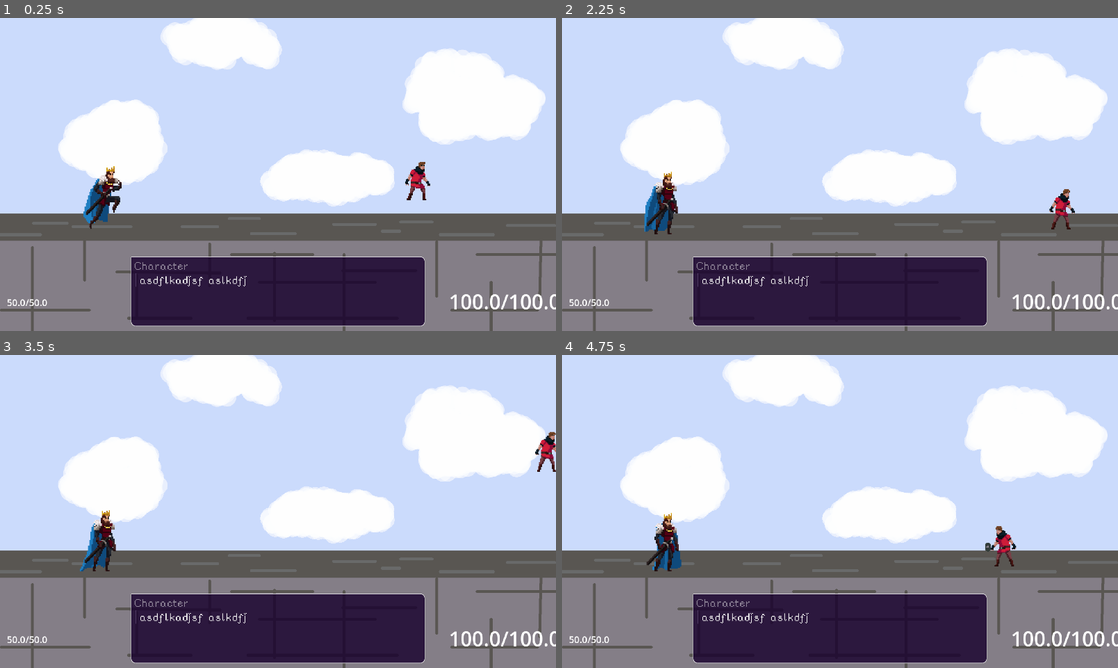
Above: before the commit, frames 1-4 (two rows, left to right).
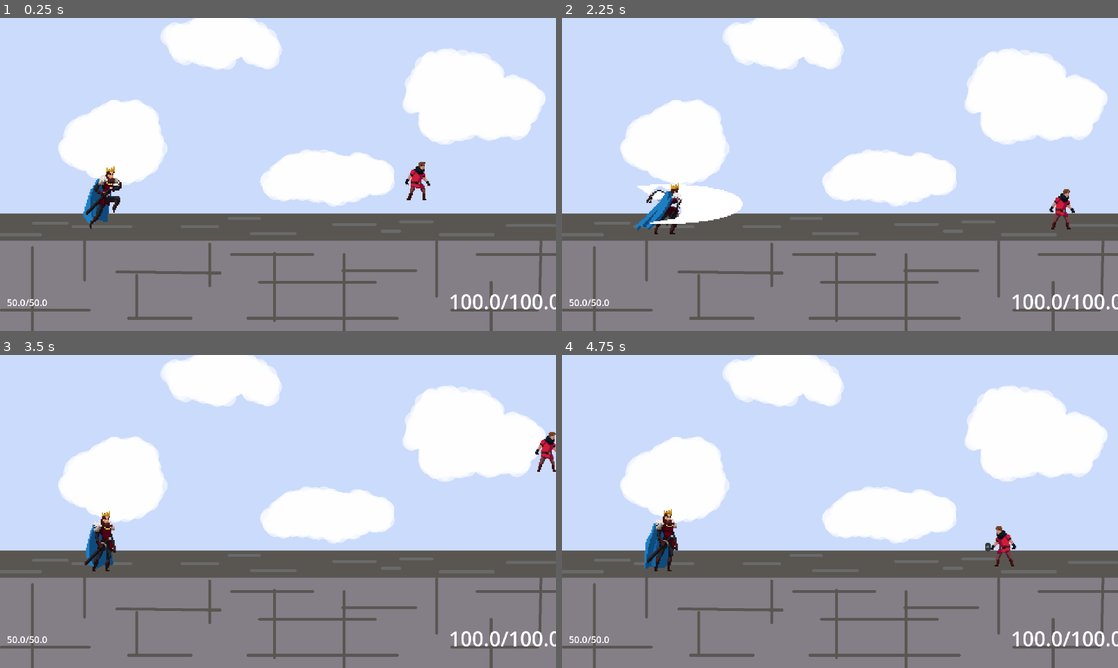
Above: after the commit, the same moments.

Repository: finlaymaltby/WhenTheRain
Game: Godot game, scene res://fights/demo_fight/demo_fight.tscn
The game is run twice, just before and just after one commit, with the same random seed, the same clock (stepped at 60 frames per second) and the same inputs.
Inputs:
- Up to frame 1 (0.25 s): no input
- Up to frame 2 (2.25 s): tap Enter (ui_accept) at 0.5, 0.77, 1.52 s; hold D (move_right) 0.53-1.28 s; hold L (defend) 0.53-1.28 s; hold S (move_down) 1.28-2.03 s; tap J (attack) at 1.35 s; tap L (defend) at 1.55 s; hold D (move_right) from 2.03 s (still down); hold L (defend) from 2.03 s (still down)
- Up to frame 3 (3.5 s): release D (move_right) at 2.78 s; release L (defend) at 2.78 s; hold W (move_up) from 2.78 s (still down); tap I (select_centre) at 2.85 s; tap Enter (ui_accept) at 3.02 s; tap L (defend) at 3.05 s
- Up to frame 4 (4.75 s): release W (move_up) at 3.53 s; hold L (defend) 3.53-4.28 s; hold A (move_left) from 3.53 s (still down); tap Enter (ui_accept) at 3.77, 4.52 s; tap K (cancel) at 4.15 s; tap J (attack) at 4.35 s; tap L (defend) at 4.55 s

The runs differ from the first frame. In frame 1, 12% of the frame differs, in the area x 23-77%, y 76-99%; in frame 2, 14%, in the area x 13-77%, y 49-99%; in frame 3, 12%; in frame 4, 12%.
Error before the commit: Parse Error: Could not resolve class "DialogueBalloon". (res://ui/dialogue/scripts/auto_balloon.gd:1)
Error after the commit: Invalid call. Nonexistent function 'add_using' in base 'Nil'. (res://dialogue/data_types/dialogue.gd:53)

Commit message:
wokring it

Diff:
--- a/areas/demo/demo.tscn
+++ b/areas/demo/demo.tscn
@@ -5,7 +5,7 @@
 [ext_resource type="PackedScene" uid="uid://bqxb15udwi07" path="res://entities/player/explore/player.tscn" id="2_ul47n"]
 [ext_resource type="PackedScene" uid="uid://ck633mt16j2wm" path="res://entities/dummy/explore/dummy.tscn" id="3_qsyir"]
 [ext_resource type="Script" uid="uid://d1uufrolkpbqn" path="res://utils/components/interactable.gd" id="4_f2jw5"]
-[ext_resource type="PackedScene" uid="uid://c8rr8smgvfjk4" path="res://ui/dialogue/scenes/default_balloon.tscn" id="7_lvddk"]
+[ext_resource type="PackedScene" uid="uid://c8rr8smgvfjk4" path="res://dialogue/ui/scenes/default_balloon.tscn" id="7_lvddk"]
 
 [sub_resource type="CircleShape2D" id="CircleShape2D_lvddk"]
 radius = 83.006
--- a/dialogue/compiler/compiler.gd
+++ b/dialogue/compiler/compiler.gd
@@ -1,4 +1,9 @@
 class_name DialogueCompiler extends Node
+
+const SCRIPT_ALIASES: Dictionary[String, String]= {
+	"stdlib": "DialogueStdLib",
+	"StdLib": "DialogueStdLib"
+}
 
 var res: DialogueResource
 var dialogue: Dialogue
--- a/dialogue/compiler/parser.gd
+++ b/dialogue/compiler/parser.gd
@@ -40,7 +40,7 @@
 
 	while curr_idx < len(tokens) and tokens[curr_idx].type == DLexer.LineType.HEADING:
 		parse_heading_block()
-		resource.lines[-1].next_id = DialogueScript.ID_END
+		resource.lines[-1].next_id = Dialogue.ID_END
 
 	check_indentation()
 	return resource
@@ -86,10 +86,10 @@
 	var base_script: Script = null
 
 	for class_dict in ProjectSettings.get_global_class_list():
-		if class_dict.get("class") == DialogueScript.ident_head(name):
+		if class_dict.get("class") == Dialogue._ident_head(name):
 			base_script = load(class_dict.path)
 	if not base_script:
-		throw_error("Couldn't find class '" + DialogueScript.ident_head(name) + "' in the global namespace", line)
+		throw_error("Couldn't find class '" + Dialogue._ident_head(name) + "' in the global namespace", line)
 		return null
 
 	var names := name.split(".")
@@ -171,7 +171,7 @@
 	if not valid_name(name):
 		throw_error("Cannot access object of invalid name")
 
-	var head := DialogueScript.ident_head(name)
+	var head := Dialogue._ident_head(name)
 
 	if head in resource._script_map.keys():
 		return head
@@ -182,7 +182,7 @@
 	if not valid_name(name):
 		throw_error("Cannot access property path of invalid name")
 
-	var head := DialogueScript.ident_head(name)
+	var head := Dialogue._ident_head(name)
 
 	if head in resource._script_map.keys():
 		return (name.replace(".", ":") as NodePath).get_concatenated_subnames()
@@ -200,7 +200,7 @@
 			id += 1
 
 	if name == "END":
-		return DialogueScript.ID_END
+		return Dialogue.ID_END
 	throw_error("Could not find label '" + name + "' in the file", tokens[curr_idx])
 	return -1
 
--- a/dialogue/dialogue.gd
+++ b/dialogue/data_types/dialogue.gd
@@ -1,4 +1,23 @@
 class_name Dialogue extends Node
+
+#region utils
+
+const ID_END: int = -1
+const AUTO_WAIT_TIME: float = 1
+
+static func _is_ident(s: String) -> bool:
+	return s.is_valid_ascii_identifier()
+
+static func _ident_head(ident: String) -> String:
+	return ident.split(".")[0]
+
+static func _ident_last(ident: String) -> String:
+	return ident.split(".")[-1]
+
+static func _expr_to_string(expr: Expression) -> String:
+	return "EXPR"
+
+#endregion
 
 signal interrupted
 
@@ -45,13 +64,13 @@
 	return compiler.compile()
 
 ## Set the dialogue to begin at the given label
-## Call next
+## Call next_turn
 func start_at(label: String) -> void:
 	if not has_label(label):
 		return
 	_curr_id = res.labels[label]
 
-func next() -> void:
+func next_turn() -> void:
 	if is_finished():
 		return
 
@@ -84,17 +103,16 @@
 	return responses
 
 func pick_response(response: DialogueLine.Response) -> void:
-	print(response)
 	_curr_id = response.id
 
 func has_label(title: String) -> bool:
 	return title in res.labels
 
 func jump_end() -> void:
-	_curr_id = DialogueScript.ID_END
+	_curr_id = Dialogue.ID_END
 
 func is_finished() -> bool:
-	return _curr_id >= len(res.lines) or _curr_id == DialogueScript.ID_END
+	return _curr_id >= len(res.lines) or _curr_id == Dialogue.ID_END
 
 func update_interrupts(next_id: int) -> void:
 	for interrupt in _curr_interrupts:
--- a/dialogue/dialogue_line.gd
+++ b/dialogue/data_types/dialogue_line.gd
@@ -104,7 +104,7 @@
 				obj.set_indexed(property, result)
 
 	func __to_string() -> String:
-		return "SET " + obj_name + ".(" + property + ") = " + DialogueScript.expr_to_string(value)
+		return "SET " + obj_name + ".(" + property + ") = " + Dialogue._expr_to_string(value)
 
 class Execute extends Mutation:
 	var expr: Expression
@@ -120,7 +120,7 @@
 			push_error("Execution error '" + expr.get_error_text() + "' in " + str(self))
 
 	func __to_string() -> String:
-		return "EXEC " + DialogueScript.expr_to_string(expr)
+		return "EXEC " + Dialogue._expr_to_string(expr)
 
 
 class Jump extends DialogueLine:
--- a/dialogue/dialogue_resource.gd
+++ b/dialogue/data_types/dialogue_resource.gd
@@ -22,12 +22,13 @@
 	return res
 
 func _init() -> void:
+
 	lines = []
 	_global_imports = {}
 	_required_objects = {}
 	_script_map = {}
 
-	labels = {"END": DialogueScript.ID_END}
+	labels = {"END": Dialogue.ID_END}
 
 ## Returns an error message
 func add_global(global: Script, name: String) -> String:
--- a/dialogue/dialogue_script.gd
+++ /dev/null
@@ -1,16 +0,0 @@
-extends Node
-
-const ID_END: int = -1
-const AUTO_WAIT_TIME: float = 1
-
-func is_ident(s: String) -> bool:
-	return s.is_valid_ascii_identifier()
-
-func ident_head(ident: String) -> String:
-	return ident.split(".")[0]
-
-func ident_last(ident: String) -> String:
-	return ident.split(".")[-1]
-
-func expr_to_string(expr: Expression) -> String:
-	return "EXPR"
--- a/ui/dialogue/scenes/default_balloon.tscn
+++ b/dialogue/ui/scenes/auto_balloon.tscn
@@ -1,9 +1,9 @@
-[gd_scene load_steps=5 format=3 uid="uid://c8rr8smgvfjk4"]
+[gd_scene load_steps=5 format=3 uid="uid://bnp6wfs0hn3by"]
 
-[ext_resource type="Script" uid="uid://dutbdcy34iibi" path="res://ui/dialogue/scripts/input_balloon.gd" id="2_0xicv"]
-[ext_resource type="Theme" uid="uid://bpeymwg5tqo4p" path="res://ui/assets/default_dark.tres" id="2_6adan"]
-[ext_resource type="Script" uid="uid://defbcvafcq5ln" path="res://ui/dialogue/scripts/dialogue_label.gd" id="3_0xicv"]
-[ext_resource type="Script" uid="uid://b2nfu7y6mgk4n" path="res://ui/dialogue/scripts/response_menu.gd" id="3_gx3xm"]
+[ext_resource type="Theme" uid="uid://bpeymwg5tqo4p" path="res://ui/assets/default_dark.tres" id="1_rvugb"]
+[ext_resource type="Script" uid="uid://dk3e3xktli8c3" path="res://dialogue/ui/scripts/auto_balloon.gd" id="2_rvugb"]
+[ext_resource type="Script" uid="uid://defbcvafcq5ln" path="res://dialogue/ui/scripts/dialogue_label.gd" id="3_rvugb"]
+[ext_resource type="Script" uid="uid://c57q0myli3wir" path="res://dialogue/ui/scripts/quick_response_menu.gd" id="4_rvugb"]
 
 [node name="Balloon" type="Control"]
 layout_mode = 3
@@ -12,9 +12,9 @@
 anchor_bottom = 1.0
 grow_horizontal = 2
 grow_vertical = 2
-theme = ExtResource("2_6adan")
-script = ExtResource("2_0xicv")
-metadata/_custom_type_script = "uid://dutbdcy34iibi"
+theme = ExtResource("1_rvugb")
+script = ExtResource("2_rvugb")
+metadata/_custom_type_script = "uid://dk3e3xktli8c3"
 
 [node name="MarginContainer" type="MarginContainer" parent="."]
 layout_mode = 1
@@ -65,12 +65,10 @@
 unique_name_in_owner = true
 layout_mode = 2
 size_flags_horizontal = 3
-size_flags_vertical = 3
-bbcode_enabled = true
-text = "alsdfkjasdlfk;ajsdfl;kajsdf
-asdlfadsfasdf"
+text = "asdflkadjsf aslkdfj"
 fit_content = true
-script = ExtResource("3_0xicv")
+scroll_active = false
+script = ExtResource("3_rvugb")
 metadata/_custom_type_script = "uid://defbcvafcq5ln"
 
 [node name="ResponseMenu" type="HBoxContainer" parent="MarginContainer/PanelContainer/MarginContainer/VBoxContainer" node_paths=PackedStringArray("button_template")]
@@ -78,8 +76,9 @@
 visible = false
 layout_mode = 2
 size_flags_vertical = 10
-script = ExtResource("3_gx3xm")
+script = ExtResource("4_rvugb")
 button_template = NodePath("Option1")
+metadata/_custom_type_script = "uid://c57q0myli3wir"
 
 [node name="Option1" type="Button" parent="MarginContainer/PanelContainer/MarginContainer/VBoxContainer/ResponseMenu"]
 visible = false
--- a/ui/dialogue/scenes/auto_balloon.tscn
+++ b/dialogue/ui/scenes/default_balloon.tscn
@@ -1,9 +1,9 @@
-[gd_scene load_steps=5 format=3 uid="uid://bnp6wfs0hn3by"]
+[gd_scene load_steps=5 format=3 uid="uid://c8rr8smgvfjk4"]
 
-[ext_resource type="Theme" uid="uid://bpeymwg5tqo4p" path="res://ui/assets/default_dark.tres" id="1_rvugb"]
-[ext_resource type="Script" uid="uid://dk3e3xktli8c3" path="res://ui/dialogue/scripts/auto_balloon.gd" id="2_rvugb"]
-[ext_resource type="Script" uid="uid://defbcvafcq5ln" path="res://ui/dialogue/scripts/dialogue_label.gd" id="3_rvugb"]
-[ext_resource type="Script" uid="uid://c57q0myli3wir" path="res://ui/dialogue/scripts/quick_response_menu.gd" id="4_rvugb"]
+[ext_resource type="Script" uid="uid://dutbdcy34iibi" path="res://dialogue/ui/scripts/input_balloon.gd" id="2_0xicv"]
+[ext_resource type="Theme" uid="uid://bpeymwg5tqo4p" path="res://ui/assets/default_dark.tres" id="2_6adan"]
+[ext_resource type="Script" uid="uid://defbcvafcq5ln" path="res://dialogue/ui/scripts/dialogue_label.gd" id="3_0xicv"]
+[ext_resource type="Script" uid="uid://b2nfu7y6mgk4n" path="res://dialogue/ui/scripts/response_menu.gd" id="3_gx3xm"]
 
 [node name="Balloon" type="Control"]
 layout_mode = 3
@@ -12,9 +12,9 @@
 anchor_bottom = 1.0
 grow_horizontal = 2
 grow_vertical = 2
-theme = ExtResource("1_rvugb")
-script = ExtResource("2_rvugb")
-metadata/_custom_type_script = "uid://dk3e3xktli8c3"
+theme = ExtResource("2_6adan")
+script = ExtResource("2_0xicv")
+metadata/_custom_type_script = "uid://dutbdcy34iibi"
 
 [node name="MarginContainer" type="MarginContainer" parent="."]
 layout_mode = 1
@@ -65,10 +65,12 @@
 unique_name_in_owner = true
 layout_mode = 2
 size_flags_horizontal = 3
-text = "asdflkadjsf aslkdfj"
+size_flags_vertical = 3
+bbcode_enabled = true
+text = "alsdfkjasdlfk;ajsdfl;kajsdf
+asdlfadsfasdf"
 fit_content = true
-scroll_active = false
-script = ExtResource("3_rvugb")
+script = ExtResource("3_0xicv")
 metadata/_custom_type_script = "uid://defbcvafcq5ln"
 
 [node name="ResponseMenu" type="HBoxContainer" parent="MarginContainer/PanelContainer/MarginContainer/VBoxContainer" node_paths=PackedStringArray("button_template")]
@@ -76,9 +78,8 @@
 visible = false
 layout_mode = 2
 size_flags_vertical = 10
-script = ExtResource("4_rvugb")
+script = ExtResource("3_gx3xm")
 button_template = NodePath("Option1")
-metadata/_custom_type_script = "uid://c57q0myli3wir"
 
 [node name="Option1" type="Button" parent="MarginContainer/PanelContainer/MarginContainer/VBoxContainer/ResponseMenu"]
 visible = false
--- /dev/null
+++ b/dialogue/ui/scripts/auto_balloon.gd
@@ -0,0 +1,5 @@
+class_name AutoBalloon extends DialogueBalloon
+
+func _start_waiting() -> void:
+	waiting_for = EOL_AUTO_ADVANCE
+	eol_wait.start(Dialogue.AUTO_WAIT_TIME)
--- a/ui/dialogue/scripts/dialogue_balloon.gd
+++ b/dialogue/ui/scripts/dialogue_balloon.gd
@@ -18,13 +18,15 @@
 ## Timer for waiting for auto-advance at the end of lines
 var eol_wait: Timer = Timer.new()
 
-var waiting_for: WaitMode
+var waiting_for: int
 
 enum {
-	LABEL_TYPING,
-	RESPONSE_SELECTING,
+	LABEL_TYPED,
+	RESPONSE_SELECTED,
 	EOL_AUTO_ADVANCE,
-	PLAYER_INPUT
+	PLAYER_INPUT,
+	NOT_WAITING,
+	FINISHED
 }
 
 func _ready() -> void:
@@ -39,7 +41,13 @@
 	if not response_menu.response_selected.is_connected(_on_responses_menu_response_selected):
 		response_menu.response_selected.connect(_on_responses_menu_response_selected)
 
-## Start some dialogue
+	dialogue_label.finished_typing.connect(_on_label_finished_typing)
+
+func _process(delta: float) -> void:
+	if dialogue.is_finished():
+		finish()
+
+## Start some dialogue from the given title
 func start(_dialogue: Dialogue, title: String) -> void:
 	dialogue = _dialogue
 
@@ -51,80 +59,51 @@
 
 	dialogue.start_at(title)
 	set_process(true)
+	_start_next_line()
 
-func start_next_line():
-	dialogue.next()
-	waiting_for = LABEL_TYPING
-	dialogue_label.start_typing_from(dialouge.curr_turn)
+func _start_next_line():
+	dialogue.next_turn()
+	var turn := dialogue.curr_turn
+	show()
+	waiting_for = LABEL_TYPED
+	character_label.visible = not turn.speaker.is_empty()
+	character_label.text = turn.speaker
+	response_menu.hide()
+	dialogue_label.start_typing_from(turn)
 
-func _process(delta: float) -> void:
-	if dialogue.is_finished():
-		finish()
-
-func handle_advance() -> void:
-	# waiting for the response menu
-	if response_menu.visible:
-		return
-
-	# waiting for
-	if line_wait.time_left != 0:
-		return
-
+func _handle_advance() -> void:
 	var turn := dialogue.curr_turn
 
 	if turn is DialogueLine.Question:
+		waiting_for = RESPONSE_SELECTED
 		response_menu.responses = dialogue.get_responses()
 		response_menu.show()
 	elif turn.time == 0:
-		dialogue.next()
-	elif turn.time != -1:
-		line_wait.start(turn.time)
+		_start_next_line()
+	elif turn.time > 0:
+		waiting_for = EOL_AUTO_ADVANCE
+		eol_wait.start(turn.time)
 	else:
-		start_waiting()
+		_start_waiting()
 
-## Apply any changes to the balloon given a new [DialogueLine].
-func apply_turn() -> void:
-	is_waiting = false
+## What to do when waiting when need an exernal signal to advance to next line.
+## e.g. player input, forced auto advance, etc.
+func _start_waiting() -> void:
+	push_error("override in subclass")
 
-	hide()
-	var turn := dialogue.curr_turn
+## Call to skip the readout typing
+func skip_typing() -> void:
+	if waiting_for == LABEL_TYPED:
+		dialogue_label.skip_typing()
+	else:
+		breakpoint
 
-	character_label.visible = not turn.speaker.is_empty()
-	character_label.text = turn.speaker
-	response_menu.hide()
-	dialogue_label.turn = turn
-
-	show()
-
-	if not turn.text.is_empty():
-		dialogue_label.start_typing()
-		await dialogue_label.finished_typing
-
-	if dialogue.is_finished():
-		finish()
-		return
-
-
-## extra things to do when waiting (e.g. autostart next line)
-func start_waiting() -> void:
-	is_waiting = true
-
-func next() -> void:
-	is_waiting = false
-	dialogue.next()
-	apply_turn()
-
-## Call to skip the readout
-func skip() -> void:
-	dialogue_label.skip_typing()
-
-## when there are no lines left in the dialogue dialogue
+## When the dialogue reaches END
 func finish() -> void:
+	waiting_for = FINISHED
 	set_process(false)
 	dialogue.interrupted.disconnect(_on_dialogue_interrupted)
-
 	dialogue = null
-	is_waiting = false
 	hide()
 	response_menu.finish()
 	finished.emit()
@@ -134,10 +113,9 @@
 	if not dialogue.has_label(title):
 		push_error("dialogue doesn't have the title you wanna jump to: ", title)
 
-	is_waiting = false
-	response_menu.responses = []
-	dialogue_label.skip_typing()
-	line_wait.timeout.emit()
+	_interrupt_waiters()
+	dialogue.start_at(title)
+	_start_next_line()
 
 ## Only makes the jump if the current dialogue is the one you're trying to jump in
 func jump_checked(title: String, _dialogue: Dialogue) -> void:
@@ -146,25 +124,27 @@
 	jump(title)
 
 func leave() -> void:
-	if dialogue.has_label("on_leave"):
-		jump("on_leave")
-	else:
-		dialogue.jump_end()
-		next()
+	jump("_on_leave" if dialogue.has_label("_on_leave") else "END")
 
 func _on_label_finished_typing():
-	if not waiting_for == LABEL_TYPING:
-		return
-
-
+	if waiting_for == LABEL_TYPED:
+		_handle_advance()
 
 func _on_responses_menu_response_selected(response: DialogueLine.Response) -> void:
-	dialogue.pick_response(response)
-	next()
+	if waiting_for == RESPONSE_SELECTED:
+		dialogue.pick_response(response)
+		_start_next_line()
+
+func _on_eol_wait_timeout() -> void:
+	if waiting_for == EOL_AUTO_ADVANCE:
+		_start_next_line()
+
+func _interrupt_waiters() -> void:
+	waiting_for = NOT_WAITING
+	dialogue_label.skip_typing()
+	response_menu.finish()
+	eol_wait.timeout.emit()
 
 func _on_dialogue_interrupted() -> void:
-	skip()
-	apply_turn()
-
-func _on_eol_wait_timeout() -> void:
-	dialogue.next()
+	_interrupt_waiters()
+	_start_next_line()
--- a/ui/dialogue/scripts/dialogue_label.gd
+++ b/dialogue/ui/scripts/dialogue_label.gd
@@ -6,12 +6,9 @@
 	set(val):
 		turn = val
 		text = ""
-		is_finished_typing = false
 
 var delay: float = 0.01
 var is_typing := false
-var is_finished_typing := false
-
 var _waiting_seconds: float = 0
 
 func start_typing() -> void:
@@ -37,11 +34,9 @@
 		return
 	text += turn.text[len(text)]
 
-
 func skip_typing() -> void:
 	text = turn.text
 
 func finish() -> void:
 	is_typing = false
-	is_finished_typing = true
 	finished_typing.emit()
--- a/ui/dialogue/scripts/input_balloon.gd
+++ b/dialogue/ui/scripts/input_balloon.gd
@@ -1,18 +1,20 @@
 class_name InputBalloon extends DialogueBalloon
 ## A dialogue balloon that uses player input to advance
 
+func _start_waiting() -> void:
+	waiting_for = PLAYER_INPUT
+
 func _input(event: InputEvent) -> void:
-	if not visible: return
-	if response_menu.visible: return
+	if not visible or waiting_for == RESPONSE_SELECTED:
+		return
 
 	if event.is_action_released("interact"):
 		get_viewport().set_input_as_handled()
 
 	if event.is_action_released("cancel") and dialogue_label.is_typing:
 		get_viewport().set_input_as_handled()
-		skip()
+		skip_typing()
 
-	if not is_waiting: return
-
-	if event.is_action_released("interact"):
-		next()
+	if waiting_for in [PLAYER_INPUT, EOL_AUTO_ADVANCE]:
+		if event.is_action_released("interact"):
+			_start_next_line()
--- a/fights/demo_fight/combat_demo_angry_guy.gd
+++ b/fights/demo_fight/combat_demo_angry_guy.gd
@@ -6,6 +6,7 @@
 var enemy_very_close: PEvent
 var enemy_close: PEvent
 var enemy_leaves: PEvent
+var enemy_hit: PEvent
 
 func _ready() -> void:
 	super()
@@ -17,11 +18,11 @@
 	enemy_very_close = PEvent.EnemyNear.new(state, DIST_V_CLOSE)
 	enemy_close = PEvent.EnemyNear.new(state, DIST_CLOSE)
 	enemy_leaves = PEvent.EnemyNotNear.new(state, DIST_CLOSE)
+	enemy_hit = PEvent.EnemyDamaged.new(state)
 
 	dialogue = Dialogue.compile_from_raw(dialogue_path, [self, enemy_close], {})
 
 	balloon.start(dialogue, "START")
-	enemy_very_close.firing.connect(print.bind("hi"))
 
 	get_tree().create_timer(2).timeout.connect(swing)
 
--- a/fights/demo_fight/demo_fight.tscn
+++ b/fights/demo_fight/demo_fight.tscn
@@ -1,6 +1,6 @@
 [gd_scene load_steps=8 format=3 uid="uid://mnh4vgsllx7h"]
 
-[ext_resource type="PackedScene" uid="uid://bnp6wfs0hn3by" path="res://ui/dialogue/scenes/auto_balloon.tscn" id="1_10o0n"]
+[ext_resource type="PackedScene" uid="uid://bnp6wfs0hn3by" path="res://dialogue/ui/scenes/auto_balloon.tscn" id="1_10o0n"]
 [ext_resource type="Texture2D" uid="uid://cfbf1yppvx5da" path="res://fights/demo_fight/StonySideView.png" id="3_k1oqk"]
 [ext_resource type="PackedScene" uid="uid://dblhihf157xkn" path="res://entities/player/combat/player_combat.tscn" id="4_pi853"]
 [ext_resource type="PackedScene" uid="uid://q8eiedgcs38p" path="res://entities/angry_guy/combat/combat_angry_guy.tscn" id="6_10o0n"]
--- a/project.godot
+++ b/project.godot
@@ -17,8 +17,7 @@
 [autoload]
 
 GlobalStory="*res://utils/autoloads/global_story.gd"
-DialogueUtils="*res://utils/autoloads/dialogue_utils.gd"
-DialogueScript="*res://dialogue/dialogue_script.gd"
+DialogueStdLib="*res://dialogue/dialogue_stdlib.gd"
 
 [debug]
 
--- a/ui/dialogue/scripts/auto_balloon.gd
+++ /dev/null
@@ -1,7 +0,0 @@
-class_name AutoBalloon extends DialogueBalloon
-
-func start_waiting() -> void:
-	var turn := dialogue.curr_turn
-	line_wait.start(turn.time)
-	await line_wait.timeout
-	next()
Renamed: dialogue/dialogue.gd.uid -> dialogue/data_types/dialogue.gd.uid
Renamed: dialogue/dialogue_line.gd.uid -> dialogue/data_types/dialogue_line.gd.uid
Renamed: dialogue/dialogue_resource.gd.uid -> dialogue/data_types/dialogue_resource.gd.uid
Renamed: utils/autoloads/dialogue_utils.gd -> dialogue/dialogue_stdlib.gd
Not shown, added: dialogue/dialogue_stdlib.gd.uid
Renamed: dialogue/example.txt -> dialogue/example_dialogues/example.txt
Renamed: dialogue/info.txt -> dialogue/example_dialogues/info.txt
Not shown: 1 places in dialogue/ui/scenes/auto_balloon.tscn that only renumber resources
Renamed: ui/dialogue/scenes/balloon.gd.uid -> dialogue/ui/scenes/balloon.gd.uid
Not shown: 1 places in dialogue/ui/scenes/default_balloon.tscn that only renumber resources
Renamed: ui/dialogue/scripts/auto_balloon.gd.uid -> dialogue/ui/scripts/auto_balloon.gd.uid
Renamed: ui/dialogue/scripts/balloon.gd.uid -> dialogue/ui/scripts/balloon.gd.uid
(and 8 more such lines)
